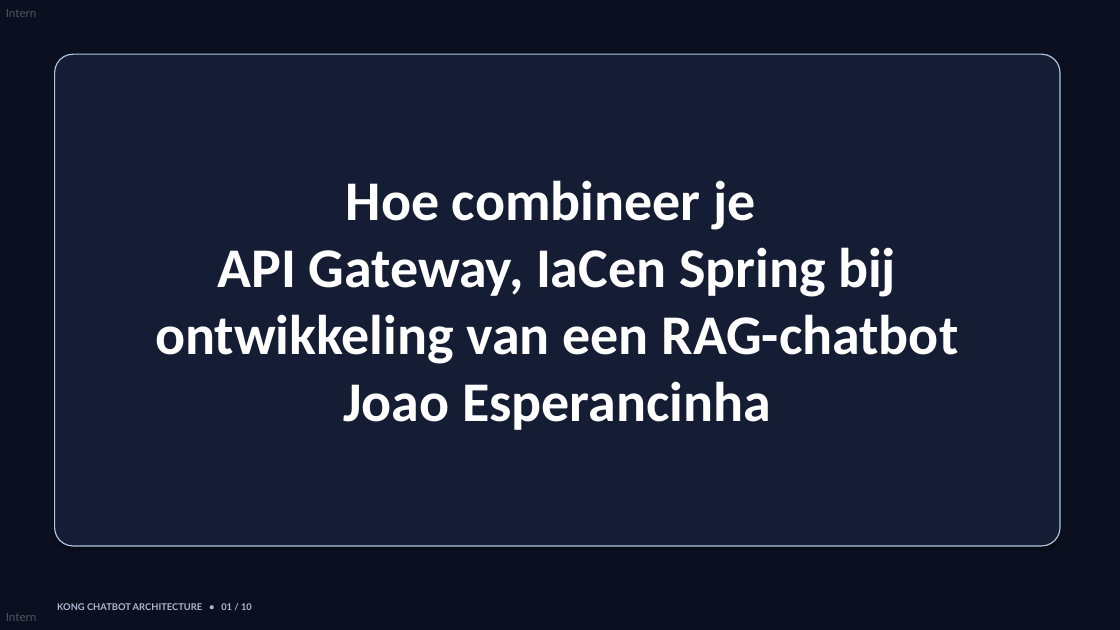
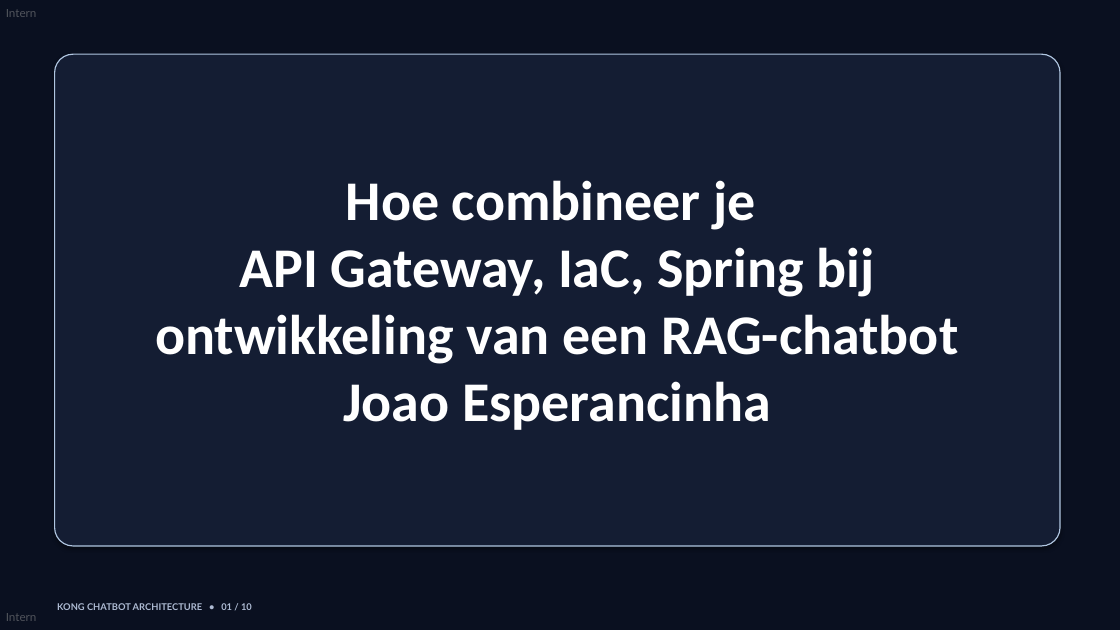
Before and after one commit to jesperancinha/kong-chatbot, a slide deck: slide 1 of kong_chatbot_architecture.pptx. Drawn at 1120x630 pixels with LibreOffice and Linux fonts; fonts in the diff are those of the drawing. Boxes give left, top, right and bottom in pixels: in the first picture for what was removed or moved away, otherwise in the second. Text is boxed around its words. In the diff, an @@ line names an element or a change of style, - is before the commit and + after.

Commit message:
Updates documentation

```diff
--- a/kong_chatbot_architecture.pptx
+++ b/kong_chatbot_architecture.pptx
@@ text at box(155, 247, 959, 364): text changed @@
-API Gateway, IaCen Spring bij ontwikkeling van een RAG-chatbot
+API Gateway, IaC, Spring bij ontwikkeling van een RAG-chatbot
```
